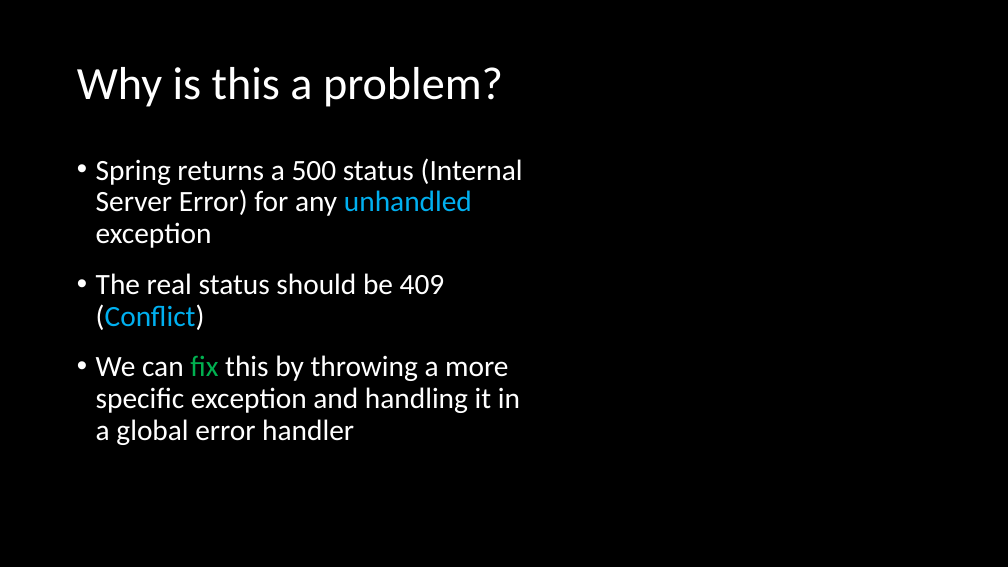
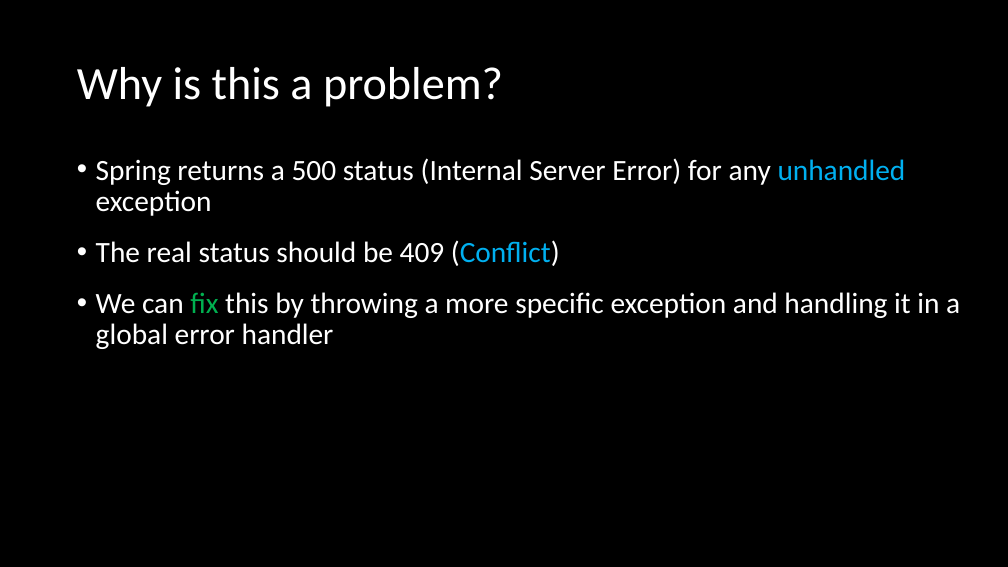
Before and after one commit to ckiefriter1/PT-BESD, a slide deck: slide 5 of Week14/03 Pet Park - Global Error Handler.pptx. Drawn at 1008x567 pixels with LibreOffice and Linux fonts; fonts in the diff are those of the drawing. Boxes give left, top, right and bottom in pixels: in the first picture for what was removed or moved away, otherwise in the second. Text is boxed around its words. In the diff, an @@ line names an element or a change of style, - is before the commit and + after.

```diff
--- a/Week14/03 Pet Park - Global Error Handler.pptx
+++ b/Week14/03 Pet Park - Global Error Handler.pptx
@@ text "Spring returns a 500 status ..." rewrapped from [96, 158, 523, 445] to [96, 158, 960, 349] @@
```
Also in this commit, not shown: 1 other slide changed, 5 other files.
